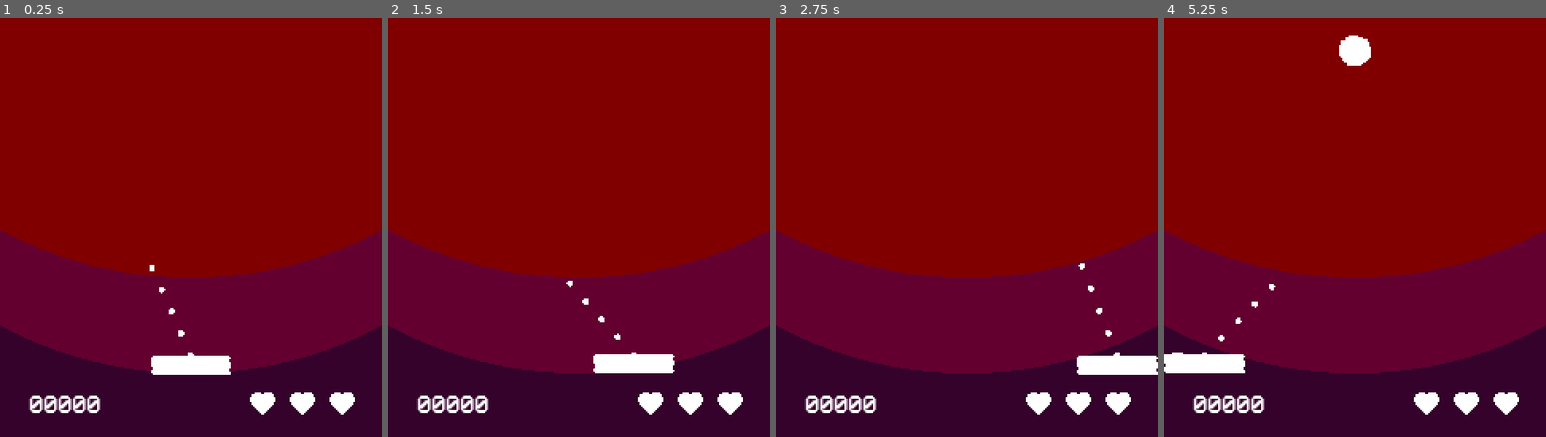
Above: before the commit, frames 1-4 (left to right).
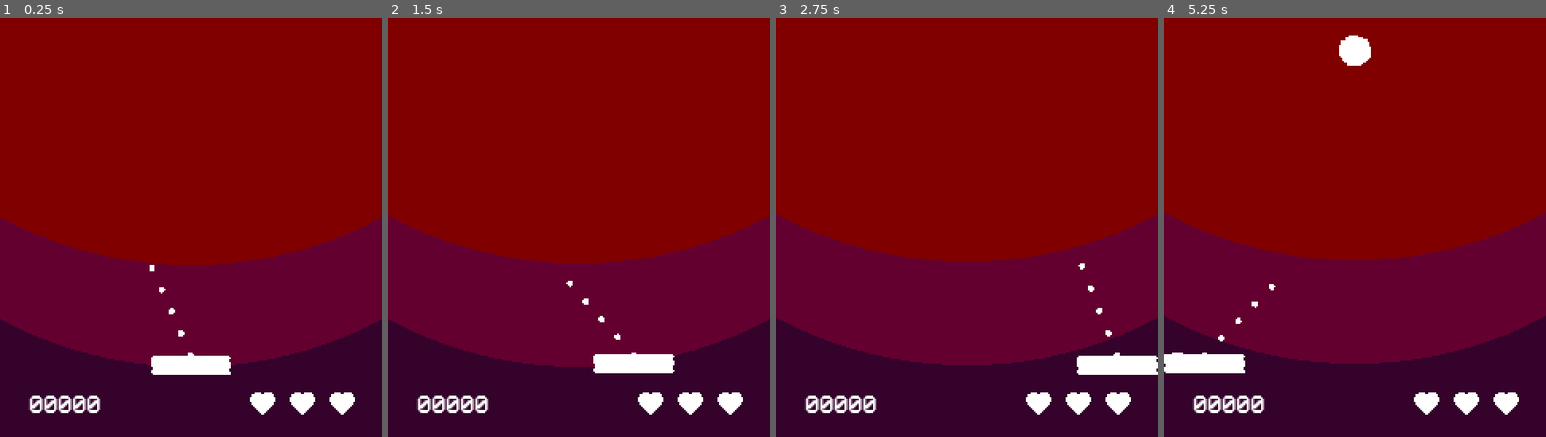
Above: after the commit, the same moments.

Repository: leogeier/impact_juggling
Game: Godot game, scene res://Main/Main.tscn
The game is run twice, just before and just after one commit, with the same random seed, the same clock (stepped at 60 frames per second) and the same inputs. The engine's default icon, where the game draws it, is replaced by a stand-in: a white triangle on a blue panel in a dark square.
Inputs (mouse positions are in pixels of both pictures, inside the frame that each line leads up to):
- Up to frame 1 (0.25 s): no input
- Up to frame 2 (1.5 s): move the mouse to (663, 156) at 0.52 s; hold Right (ui_right) 0.53-1.28 s; tap Space (fire) at 0.6, 1.35 s; move the mouse to (502, 206) at 1.27 s; hold Left (ui_left) from 1.28 s (still down)
- Up to frame 3 (2.75 s): move the mouse to (1005, 68) at 2.02 s; release Left (ui_left) at 2.03 s; hold Right (ui_right) from 2.03 s (still down); tap Space (fire) at 2.1 s
- Up to frame 4 (5.25 s): move the mouse to (1335, 281) at 2.77 s; tap Space (fire) every 0.75 s from 2.85 to 5.1 s; move the mouse to (1469, 256) at 3.52 s; release Right (ui_right) at 3.53 s; hold Left (ui_left) from 3.53 s (still down); move the mouse to (1240, 105) at 4.27 s; move the mouse to (1374, 181) at 5.02 s

The runs differ from the first frame. In frame 1, 4.2% of the frame differs, in the area x 0-100%, y 47-85%; in frame 2, 4.6%; in frame 3, 5.7%; in frame 4, 6.4%, in the area x 0-100%, y 46-85%.

Commit message:
add nice dynamic background

Diff:
--- /dev/null
+++ b/ld-47/DynamicBG/DynamicBG.gd
@@ -0,0 +1,36 @@
+extends Node2D
+
+# Code duplication? What's code duplication?
+
+export var wobble_speed = 0.0007
+export var wobble_strength = 2
+export var time_offset_cap = 100
+export var life_lost_offset = -45
+export var life_lost_anim_dur = .8
+
+var light_y
+var dark_y
+var light_time_offset = 0
+var dark_time_offset = 0
+
+func on_life_lost():
+	$LightTween.interpolate_property(self, "light_y", light_y, light_y + life_lost_offset, life_lost_anim_dur, Tween.TRANS_CUBIC, Tween.EASE_IN_OUT)
+	$LightTween.start()
+	$DarkTween.interpolate_property(self, "dark_y", dark_y, dark_y + life_lost_offset, life_lost_anim_dur, Tween.TRANS_CUBIC, Tween.EASE_IN_OUT)
+	$DarkTween.start()
+
+	#light_y += life_lost_offset
+	#dark_y += life_lost_offset
+
+func _ready():
+	randomize()
+	light_y = $Light.position.y
+	dark_y = $Dark.position.y
+
+func _process(delta):
+	var time = OS.get_ticks_msec()
+	light_time_offset += randi() % time_offset_cap
+	dark_time_offset += randi() % time_offset_cap
+
+	$Light.position.y = light_y + sin((time + light_time_offset) * wobble_speed) * wobble_strength
+	$Dark.position.y = dark_y + sin((time + dark_time_offset) * wobble_speed) * wobble_strength
--- /dev/null
+++ b/ld-47/DynamicBG/DynamicBG.tscn
@@ -0,0 +1,20 @@
+[gd_scene load_steps=4 format=2]
+
+[ext_resource path="res://DynamicBG/bg-dark.png" type="Texture" id=1]
+[ext_resource path="res://DynamicBG/DynamicBG.gd" type="Script" id=2]
+[ext_resource path="res://DynamicBG/bg-light.png" type="Texture" id=3]
+
+[node name="DynamicBG" type="Node2D"]
+script = ExtResource( 2 )
+
+[node name="Light" type="Sprite" parent="."]
+position = Vector2( 120, 373.197 )
+texture = ExtResource( 3 )
+
+[node name="Dark" type="Sprite" parent="."]
+position = Vector2( 120, 437.652 )
+texture = ExtResource( 1 )
+
+[node name="LightTween" type="Tween" parent="."]
+
+[node name="DarkTween" type="Tween" parent="."]
--- a/ld-47/Main/Main.gd
+++ b/ld-47/Main/Main.gd
@@ -1,4 +1,6 @@
 extends Node2D
+
+signal life_lost
 
 export var lives = 3
 
@@ -8,6 +10,7 @@
 	lives -= 1
 	hearts[lives].visible = false
 	Screenshake.start(.1, 4)
+	emit_signal("life_lost")
 	if lives == 0:
 		print("Game Over")
 
@@ -16,6 +19,7 @@
 	$BallDetector.connect("ball_entered", self, "remove_life")
 	ScoreTracker.reset_score()
 	hearts = [$Hearts/Heart1, $Hearts/Heart2, $Hearts/Heart3]
+	self.connect("life_lost", $DynamicBG, "on_life_lost")
 
 func _process(delta):
 	if Screenshake.active:
--- a/ld-47/Main/Main.tscn
+++ b/ld-47/Main/Main.tscn
@@ -1,12 +1,12 @@
 [gd_scene load_steps=13 format=2]
 
 [ext_resource path="res://Paddle/Paddle.tscn" type="PackedScene" id=1]
+[ext_resource path="res://DynamicBG/DynamicBG.tscn" type="PackedScene" id=2]
 [ext_resource path="res://Wall/Wall.tscn" type="PackedScene" id=3]
 [ext_resource path="res://Score/ScoreDisplay.tscn" type="PackedScene" id=4]
 [ext_resource path="res://BallDetector/BallDetector.tscn" type="PackedScene" id=5]
 [ext_resource path="res://Main/Main.gd" type="Script" id=6]
 [ext_resource path="res://Main/heart.png" type="Texture" id=8]
-[ext_resource path="res://Main/bg.png" type="Texture" id=9]
 [ext_resource path="res://BallSpawner/BallSpawner.tscn" type="PackedScene" id=10]
 [ext_resource path="res://CollectibleSpawner/CollectibleSpawner.tscn" type="PackedScene" id=11]
 
@@ -22,9 +22,8 @@
 [node name="Main" type="Node2D"]
 script = ExtResource( 6 )
 
-[node name="Background" type="Sprite" parent="."]
-position = Vector2( 120, 160 )
-texture = ExtResource( 9 )
+[node name="DynamicBG" parent="." instance=ExtResource( 2 )]
+position = Vector2( 0, 3 )
 
 [node name="Paddle" parent="." instance=ExtResource( 1 )]
 position = Vector2( 120, 275 )
--- /dev/null
+++ b/ld-47/Score/normt.tres
@@ -0,0 +1,6 @@
+[gd_resource type="DynamicFont" load_steps=2 format=2]
+
+[ext_resource path="res://Score/NORMT___.TTF" type="DynamicFontData" id=1]
+
+[resource]
+font_data = ExtResource( 1 )
Binary file added: ld-47/DynamicBG/bg-dark.png
Not shown, added: ld-47/DynamicBG/bg-dark.png.import
Binary file added: ld-47/DynamicBG/bg-light.png
Not shown, added: ld-47/DynamicBG/bg-light.png.import
Not shown, added: ld-47/DynamicBG/bgParts.psd
Not shown, added: ld-47/Main/bgParts.psd
